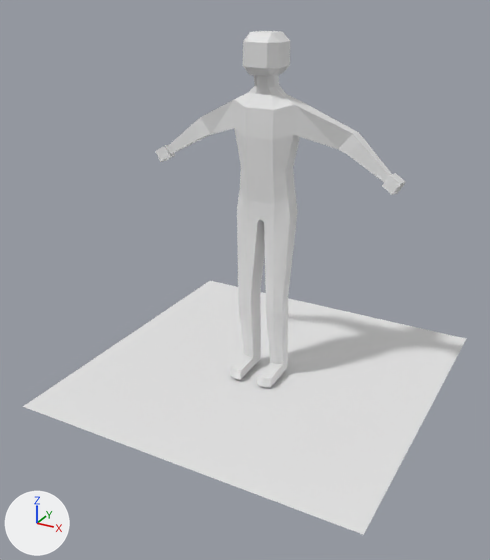
The Blender file Assets/player/playermodels/dude/untitled.blend: old version first, new version second.
Camera for both pictures: a camera (50 mm lens) standing at (1.632, -3.207, 2.175) and looking at (-0.033, -0.18, 0.662). The lights are fixed; the arrows at lower left show +X, +Y and +Z.
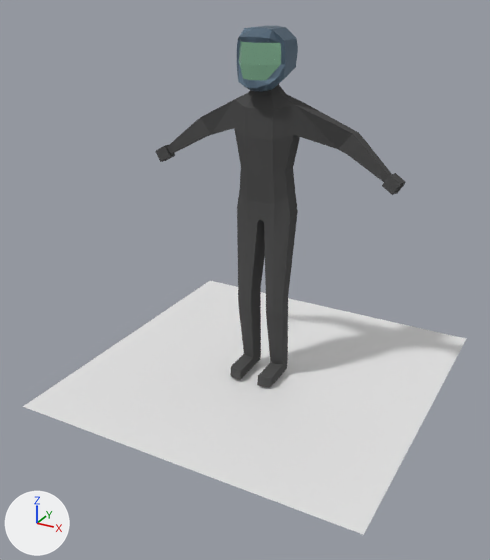
Commit message: put helmet on player

Changed parts and their boxes [x1, y1, x2, y2] in the pictures (490 x 560 px):
```json
{"object": "Cube", "change": "reshaped", "before": [155, 31, 406, 387], "after": [155, 26, 406, 387]}
{"part": 1, "of": "me_cube_001", "change": "added", "after": [237, 26, 298, 91]}
{"part": 2, "of": "me_cube_001", "change": "recoloured", "before": [155, 84, 406, 387], "after": [155, 84, 406, 387]}
```

Scene script edits in JSON lines:
```json
{"op": "add", "block": "mat_helmet", "code": ["mat_helmet = principled_material('helmet')", "mat_helmet.base_color = (0.101, 0.158, 0.218)  # blue #596f81", "mat_helmet.metallic = 0.482"]}
{"op": "add", "block": "mat_suit", "code": ["mat_suit = principled_material('suit')", "mat_suit.base_color = (0.0837, 0.0837, 0.0837)  # dark grey #525252", "mat_suit.roughness = 1.0", "mat_suit.specular_ior_level = 0.0"]}
{"op": "add", "block": "mat_visor", "code": ["mat_visor = principled_material('visor')", "mat_visor.base_color = (0.272, 0.519, 0.348)  # green #8ebf9f", "mat_visor.metallic = 1.0", "mat_visor.roughness = 0.186", "mat_visor.specular_ior_level = 0.332", "mat_visor.emission_color = (0.27, 0.521, 0.347)  # green #8ebf9f", "mat_visor.emission_strength = 0.2"]}
{"block": "me_cube_001", "where": "# used by ob_cube; location = (0.0, 0.003, 1.348); scale = (0.0803, 0.0803, 0.0803)"}
{"op": "remove", "block": "me_cube_001", "code": "me_cube_001.from_pydata(...)  # 236 vertices, 233 faces; spans x -9.3..9.3, y -2.5..1.5, z -16.6..7.5"}
{"op": "add", "block": "me_cube_001", "code": "me_cube_001.from_pydata(...)  # 404 vertices, 403 faces; spans x -9.3..9.3, y -2.5..1.5, z -16.6..7.8"}
{"block": "me_cube_001", "change": "me_cube_001 part 1: a new loose piece of 168 vertices spanning x -1.7..1.7, y -2.2..1.1, z 4.1..7.8"}
{"block": "me_cube_001", "change": "me_cube_001 part 2: 233 faces spanning x -9.3..9.3, y -2.5..1.5, z -16.6..7.6 switch from no material to mat_suit (dark grey #525252)"}
{"op": "add", "block": "me_cube_001", "code": "me_cube_001.materials.append(mat_helmet)  # blue #596f81"}
{"op": "add", "block": "me_cube_001", "code": "me_cube_001.materials.append(mat_visor)  # green #8ebf9f"}
```
